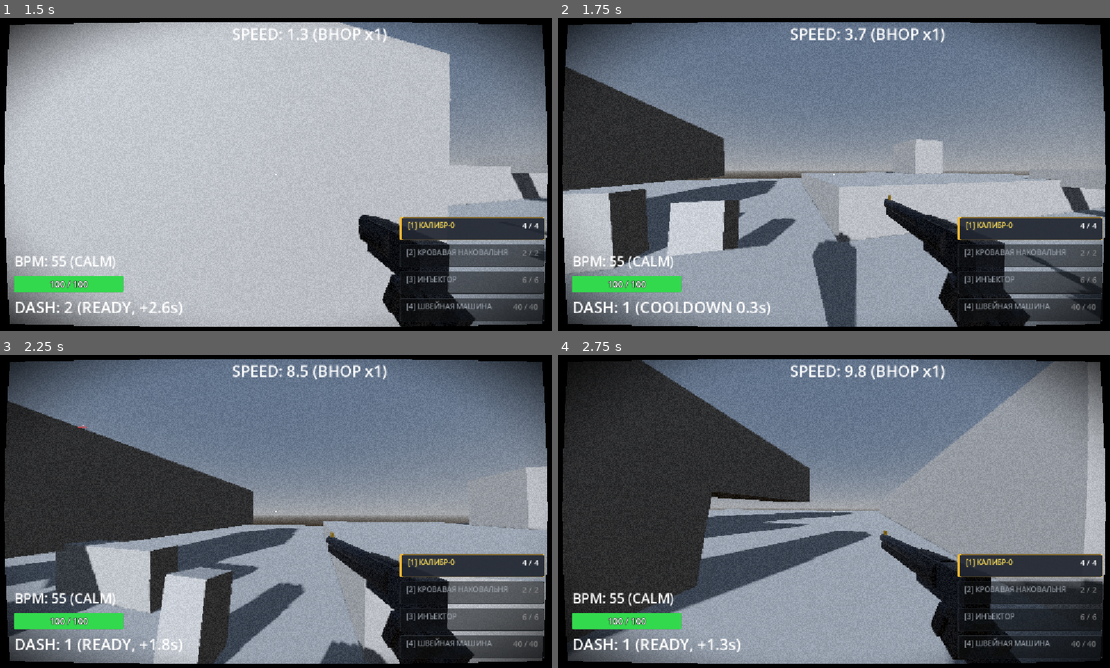
Above: before the commit, frames 1-4 (two rows, left to right).
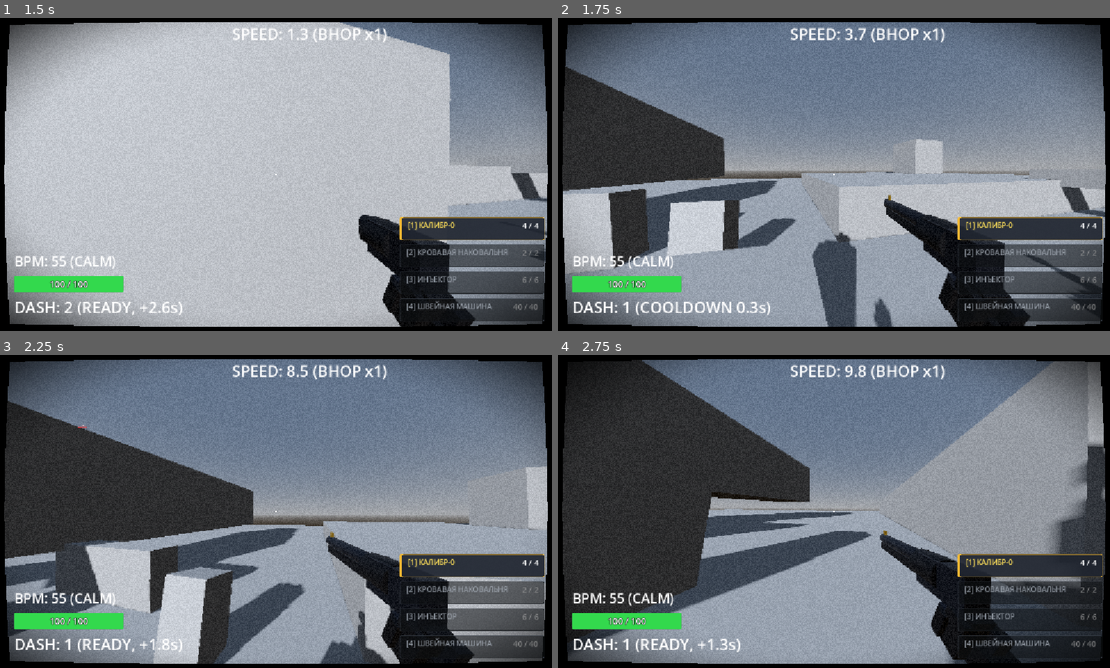
Above: after the commit, the same moments.

Repository: ggou3/voidkill
Game: Godot game, scene res://world.tscn
Same seed, same stepped clock (60 frames per second), same inputs: the game is played once before the commit and once after it.
Inputs (mouse positions are in pixels of both pictures, inside the frame that each line leads up to):
- Up to frame 1 (1.5 s): tap Enter at 0.5 s; move the mouse to (270, 180) at 0.52 s; hold Shift (dash) 0.53-1.28 s; hold W (move_forward) from 0.53 s (still down); tap Space (jump) at 0.77 s; tap F (melee) at 0.8, 1.35 s; move the mouse to (320, 177) at 1.27 s
- Up to frame 2 (1.75 s): keep holding W (move_forward); tap Space (jump) at 1.52 s; tap Shift (dash) at 1.55 s
- Up to frame 3 (2.25 s): keep holding W (move_forward); move the mouse to (231, 508) at 2.02 s; hold Right mouse button (alt_fire) from 2.03 s (still down)
- Up to frame 4 (2.75 s): keep holding W (move_forward); keep holding Right mouse button (alt_fire); tap F (melee) at 2.3 s

Frame 1 is identical in both runs. In frame 2, 0.2% of the frame differs, in the area x 57-61%, y 89-99%; in frame 3, 0.2%; in frame 4, 2.3%, in the area x 89-100%, y 27-74%.

Commit message:
Enhance enemy lunge: add 3D vertical aiming up to 38 deg, increase speed to 30 m/s, distance to 7.5-9m, damage to 20 HP, and update 3D chasm protection

Diff:
--- a/enemy.gd
+++ b/enemy.gd
@@ -23,10 +23,11 @@
 @export var wall_slam_max_damage: float = 55.0
 @export var reaction_delay: float = 0.4
 @export var lunge_min_range: float = 5.0
-@export var lunge_max_range: float = 7.0
-@export var lunge_speed: float = 22.0
+@export var lunge_max_range: float = 8.5
+@export var lunge_speed: float = 30.0
+@export var lunge_damage: int = 20
 @export var lunge_telegraph_time: float = 0.38
-@export var lunge_dash_time: float = 0.28
+@export var lunge_dash_time: float = 0.30
 @export var lunge_cooldown: float = 4.5
 
 var current_state: State = State.IDLE
@@ -480,9 +481,11 @@
 	var space_state = get_world_3d().direct_space_state
 	if not space_state:
 		return true
-	# Луч вниз от расчетной точки приземления (от +0.5м над текущей высотой врага до -2.5м вниз)
-	var ray_start = Vector3(target_pos.x, global_position.y + 0.5, target_pos.z)
-	var ray_end = Vector3(target_pos.x, global_position.y - 2.5, target_pos.z)
+	# Луч вниз от новой (потенциально более высокой) расчетной точки приземления
+	var ray_start_y = target_pos.y + 0.5
+	var ray_end_y = min(global_position.y, target_pos.y) - 3.0
+	var ray_start = Vector3(target_pos.x, ray_start_y, target_pos.z)
+	var ray_end = Vector3(target_pos.x, ray_end_y, target_pos.z)
 	var query = PhysicsRayQueryParameters3D.create(ray_start, ray_end)
 
 	# Исключаем себя, игрока и других врагов, чтобы проверять именно статическую геометрию/пол
@@ -498,7 +501,7 @@
 
 	var result = space_state.intersect_ray(query)
 	if result.is_empty():
-		return false # Нет пола в пределах 2.5м вниз — пропасть/обрыв
+		return false # Нет пола в пределах допустимой глубины — пропасть/обрыв
 
 	var normal = result.get("normal", Vector3.UP)
 	# Проверяем, что коллизия — это проходимый пол или наклонная поверхность (не отвесная стена)
@@ -507,13 +510,48 @@
 
 	return true
 
+func _calculate_lunge_vector_and_distance() -> Dictionary:
+	if not is_instance_valid(target_player):
+		return {
+			"dir": -transform.basis.z.normalized(),
+			"dist": 8.0
+		}
+	var diff = target_player.global_position - global_position
+	var horiz = Vector2(diff.x, diff.z)
+	var horiz_dist = horiz.length()
+	var dy = diff.y
+
+	var dir_3d = Vector3.ZERO
+	if horiz_dist > 0.01:
+		var horiz_norm = horiz.normalized()
+		# Вертикальное наведение: если цель выше врага (в прыжке или на платформе),
+		# добавляем вертикальную составляющую вверх с лимитом 35-40° (38° ≈ 0.663 рад)
+		var pitch = 0.0
+		if dy > 0.0:
+			var raw_pitch = atan2(dy, horiz_dist)
+			pitch = min(raw_pitch, deg_to_rad(38.0))
+		var cos_p = cos(pitch)
+		var sin_p = sin(pitch)
+		dir_3d = Vector3(horiz_norm.x * cos_p, sin_p, horiz_norm.y * cos_p).normalized()
+	else:
+		dir_3d = Vector3.UP if dy > 0.0 else -transform.basis.z.normalized()
+
+	# Дистанция рывка 7.5 - 9.0 метров с пролётом дальше текущей позиции цели
+	var total_dist = diff.length()
+	var target_dist = clamp(total_dist + 1.5, 7.5, 9.0)
+
+	return {
+		"dir": dir_3d,
+		"dist": target_dist
+	}
+
 func _can_lunge_to_player() -> bool:
 	if not is_instance_valid(target_player):
 		return false
 
-	# Игрок должен быть примерно на одном ярусе (не в 5 метрах выше на крыше или глубоко внизу)
-	var height_diff = abs(target_player.global_position.y - global_position.y)
-	if height_diff > 2.2:
+	# Лимит перепада высоты: цель не выше 4.0м и не ниже 2.5м
+	var height_diff = target_player.global_position.y - global_position.y
+	if height_diff > 4.0 or height_diff < -2.5:
 		return false
 
 	# 1. Проверка прямой видимости (Line of Sight)
@@ -530,16 +568,11 @@
 		if is_instance_valid(col_obj) and col_obj != target_player and not col_obj.is_in_group("player"):
 			return false # Препятствие между врагом и игроком (стена, колонна)
 
-	# 2. Предварительная проверка наличия пола в направлении рывка (защита от пропастей)
-	var to_player_flat = target_player.global_position - global_position
-	to_player_flat.y = 0.0
-	var dist = to_player_flat.length()
-	if dist > 0.01:
-		var dir = to_player_flat / dist
-		var est_dist = clamp(dist + 1.2, 5.5, 6.5)
-		var test_landing = global_position + dir * est_dist
-		if not _has_floor_at_destination(test_landing):
-			return false # Направление ведёт в пропасть — не начинаем телеграф
+	# 2. Предварительная проверка наличия пола в направлении рывка с учётом 3D-вектора
+	var lunge_data = _calculate_lunge_vector_and_distance()
+	var test_landing = global_position + lunge_data["dir"] * lunge_data["dist"]
+	if not _has_floor_at_destination(test_landing):
+		return false # Направление ведёт в пропасть — не начинаем телеграф
 
 	return true
 
@@ -606,25 +639,15 @@
 
 		if lunge_timer <= 0.0:
 			# МОМЕНТ ЗАВЕРШЕНИЯ ТЕЛЕГРАФА:
-			# Фиксируем направление и полную дистанцию рывка (5-6 метров) на основе позиции игрока В ЭТОТ МОМЕНТ
-			if is_instance_valid(target_player):
-				var to_player = target_player.global_position - global_position
-				to_player.y = 0.0
-				var current_dist = to_player.length()
-				if current_dist > 0.01:
-					lunge_dir = to_player.normalized()
-				else:
-					lunge_dir = -transform.basis.z.normalized()
-				# Пролетает полную дистанцию 5-6 метров (с запасом дальше игрока, если тот увернется)
-				lunge_target_distance = clamp(current_dist + 1.2, 5.5, 6.5)
-			else:
-				lunge_dir = -transform.basis.z.normalized()
-				lunge_target_distance = 6.0
+			# Фиксируем 3D-направление (с вертикальным наведением до 38°) и полную дистанцию рывка (7.5-9м)
+			var lunge_data = _calculate_lunge_vector_and_distance()
+			lunge_dir = lunge_data["dir"]
+			lunge_target_distance = lunge_data["dist"]
 
 			rotation.y = atan2(-lunge_dir.x, -lunge_dir.z)
 
 			# Защита от рывка в пропасть / с края платформы:
-			# Проверяем raycast вниз от конечной точки рывка (позиция + вектор × дистанция)
+			# Проверяем raycast вниз от новой (3D) конечной точки рывка (позиция + вектор × дистанция)
 			var landing_pos = global_position + lunge_dir * lunge_target_distance
 			if not _has_floor_at_destination(landing_pos):
 				print("[%s] LUNGE cancelled: Destination %s has no floor (chasm)! Resuming chase." % [name, landing_pos])
@@ -639,9 +662,8 @@
 			# Защитный таймаут на основе дистанции и скорости (с запасом 0.08с)
 			lunge_timer = (lunge_target_distance / lunge_speed) + 0.08
 
-			# Применяем импульс рывка (22 м/с) строго по зафиксированному направлению
-			velocity.x = lunge_dir.x * lunge_speed
-			velocity.z = lunge_dir.z * lunge_speed
+			# Применяем импульс рывка (28-32 м/с) строго по зафиксированному 3D-направлению
+			velocity = lunge_dir * lunge_speed
 
 			# Визуал фазы рывка: вытягивание вперёд, алые глаза
 			if eyes_material:
@@ -664,9 +686,8 @@
 			])
 
 	elif lunge_phase == 2:
-		# Фаза 2: Прямолинейный рывок по зафиксированному вектору (НЕ наводится и НЕ тормозит)
-		velocity.x = lunge_dir.x * lunge_speed
-		velocity.z = lunge_dir.z * lunge_speed
+		# Фаза 2: Прямолинейный рывок по зафиксированному 3D-вектору (НЕ наводится и НЕ тормозит)
+		velocity = lunge_dir * lunge_speed
 
 		# Проверка нанесения урона при пересечении с игроком в любой момент рывка
 		if not lunge_has_hit:
@@ -678,15 +699,14 @@
 					_on_lunge_hit_player(collider)
 					break
 
-			# 2. Дополнительная проверка расстояния (защита от туннелирования на высокой скорости 22 м/с)
+			# 2. Дополнительная проверка расстояния (защита от туннелирования на высокой скорости 30 м/с)
 			if not lunge_has_hit and is_instance_valid(target_player):
 				var dist = global_position.distance_to(target_player.global_position)
-				if dist <= 1.4:
+				if dist <= 1.6:
 					_on_lunge_hit_player(target_player)
 
-		# Расчёт фактически пройденного горизонтального расстояния от точки старта рывка
-		var covered_vec = Vector2(global_position.x - lunge_start_pos.x, global_position.z - lunge_start_pos.z)
-		var covered_dist = covered_vec.length()
+		# Расчёт фактически пройденного 3D-расстояния от точки старта рывка
+		var covered_dist = global_position.distance_to(lunge_start_pos)
 
 		# Завершение рывка строго по прохождению полной дистанции или по истечению таймаута
 		if covered_dist >= lunge_target_distance or lunge_timer <= 0.0:
@@ -700,9 +720,9 @@
 		return
 	lunge_has_hit = true
 	if player.has_method("take_damage"):
-		var attack_impulse = lunge_dir * 10.0 + Vector3.UP * 3.0
-		player.take_damage(attack_damage, attack_impulse, global_position)
-	print("[%s] LUNGE HIT player for %d damage! (Continuing full dash)" % [name, attack_damage])
+		var attack_impulse = lunge_dir * 12.0 + Vector3.UP * 3.0
+		player.take_damage(lunge_damage, attack_impulse, global_position)
+	print("[%s] LUNGE HIT player for %d damage! (Continuing full dash)" % [name, lunge_damage])
 	# НЕ вызываем end_lunge() — враг завершает полный рывок по инерции!
 
 func end_lunge():
@@ -711,6 +731,7 @@
 	# Сброс остаточной скорости выпада
 	velocity.x *= 0.2
 	velocity.z *= 0.2
+	velocity.y = min(velocity.y, 2.0)
 	set_state(State.CHASE)
 
 func _reset_lunge_visuals():
Not shown, changed: DESIGN.md
